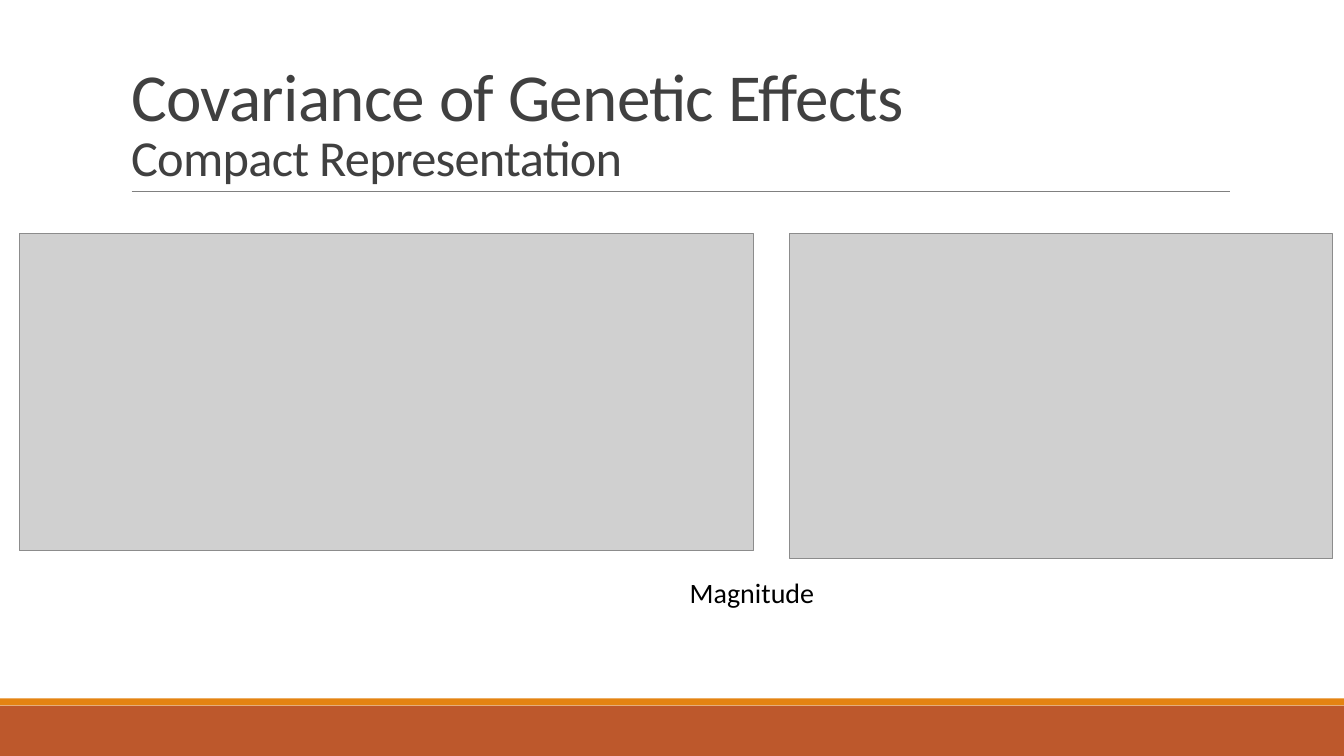
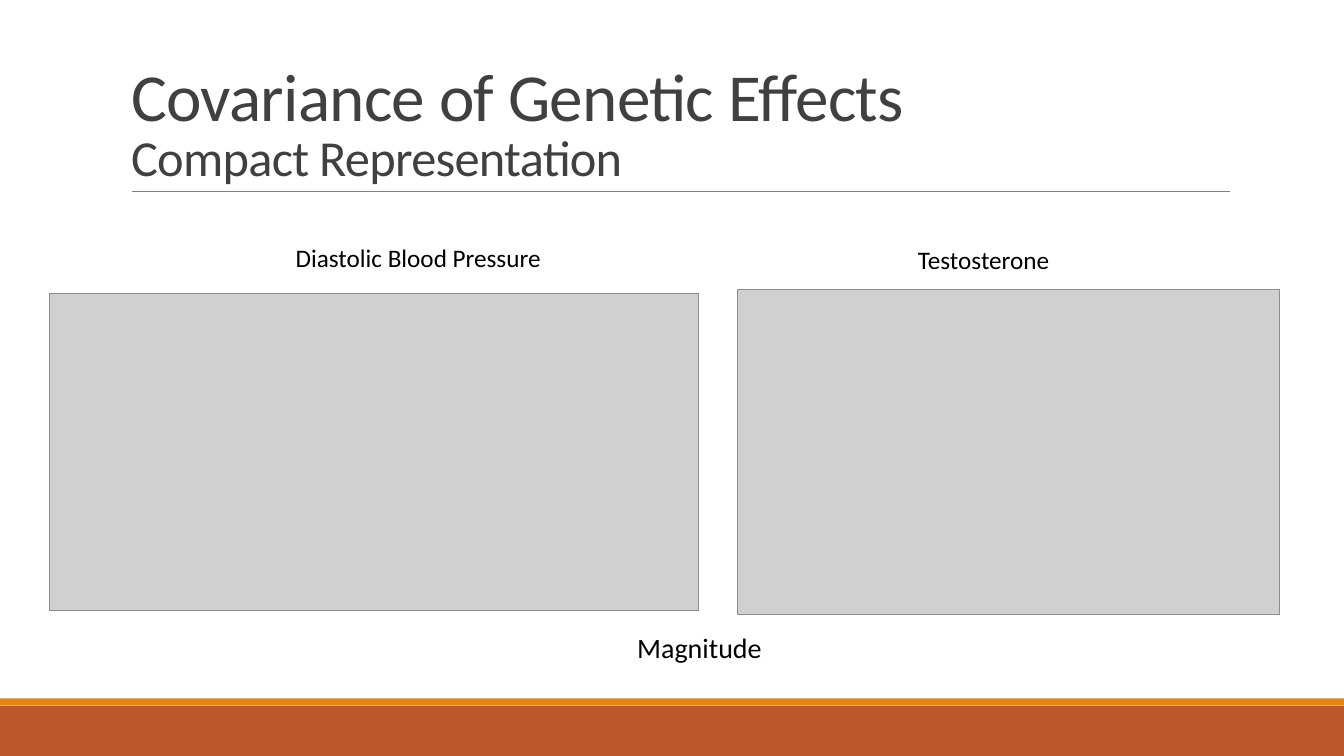
Before and after one commit to cz5959/GWAS-frontera, a slide deck: slide 6 of _PowerPoints/Wednesday Meeting Feb 9.pptx. Drawn at 1344x756 pixels with LibreOffice and Linux fonts; fonts in the diff are those of the drawing; grey boxes stand for pictures. Boxes give left, top, right and bottom in pixels: in the first picture for what was removed or moved away, otherwise in the second. Text is boxed around its words. In the diff, an @@ line names an element or a change of style, - is before the commit and + after.

```diff
--- a/_PowerPoints/Wednesday Meeting Feb 9.pptx
+++ b/_PowerPoints/Wednesday Meeting Feb 9.pptx
@@ text added at <box>296,249,541,268</box>, 18 pt, text #000000 @@
+Diastolic Blood Pressure
@@ text added at <box>918,252,1049,269</box>, 18 pt, text #000000 @@
+Testosterone
@@ picture: place and size @@
-picture at <box>19,234,754,552</box>
+picture at <box>49,293,699,610</box>
@@ picture: place and size @@
-picture at <box>789,234,1332,559</box>
+picture at <box>737,289,1279,614</box>
@@ text "Magnitude": place and size @@
-text "Magnitude" at <box>690,583,814,608</box>
+text "Magnitude" at <box>637,638,761,663</box>
```
Also in this commit, not shown: 7 other slides changed, 7 slides added, 3 slides removed, 50 other files.
